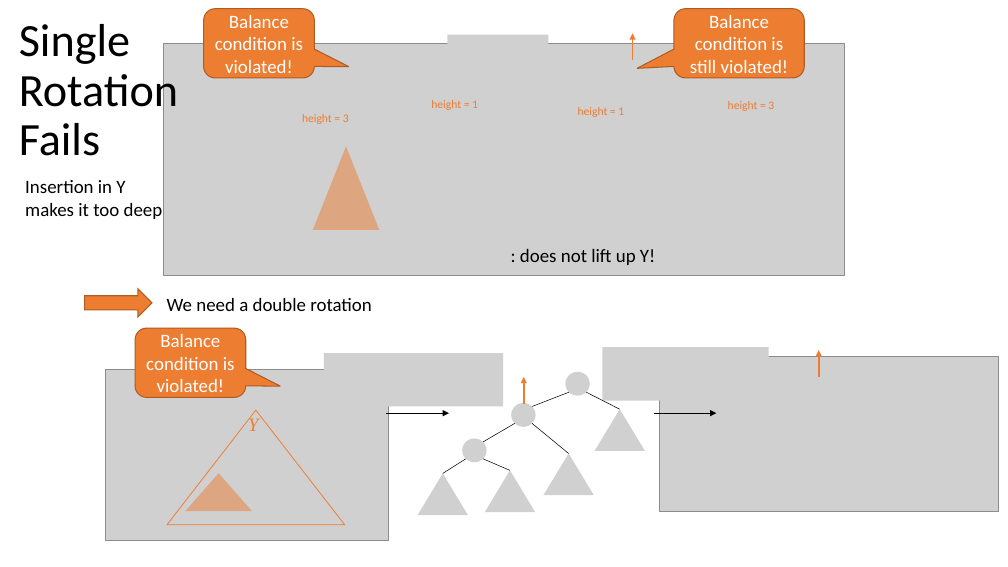
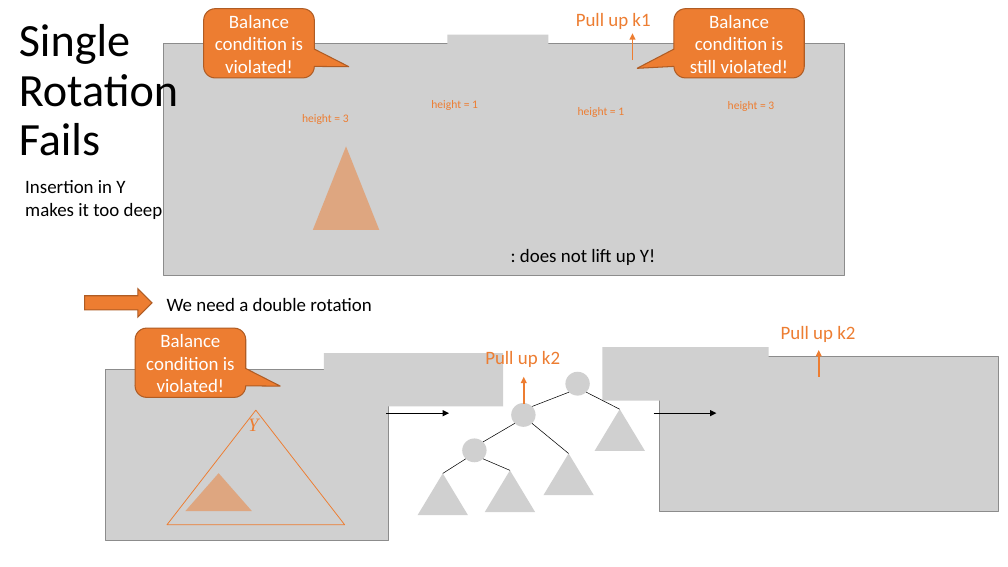
Before and after one commit to mhahsler/CS2341, a slide deck: slide 7 of Chapter4_Trees/slides/AVL_trees.pptx. Drawn at 1008x567 pixels with LibreOffice and Linux fonts; fonts in the diff are those of the drawing; grey boxes stand for pictures. Boxes give left, top, right and bottom in pixels: in the first picture for what was removed or moved away, otherwise in the second. Text is boxed around its words. In the diff, an @@ line names an element or a change of style, - is before the commit and + after.

```diff
--- a/Chapter4_Trees/slides/AVL_trees.pptx
+++ b/Chapter4_Trees/slides/AVL_trees.pptx
@@ text added at box(576, 13, 650, 29), 18 pt, text #ED7D31 @@
+Pull up k1
@@ text added at box(781, 326, 855, 342), 18 pt, text #ED7D31 @@
+Pull up k2
@@ text added at box(485, 349, 560, 370), 18 pt, text #ED7D31 @@
+Pull up k2
```
Also in this commit, not shown: 4 other slides changed, 1 other file.
